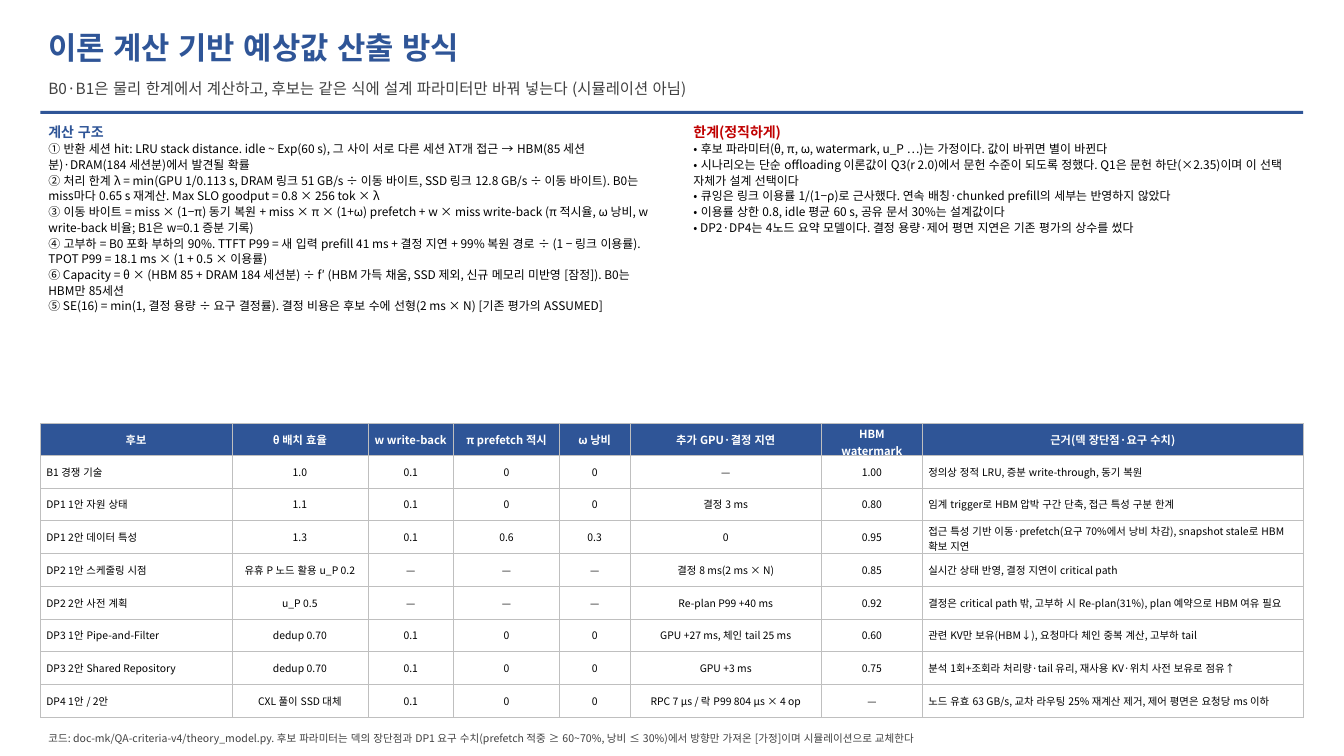
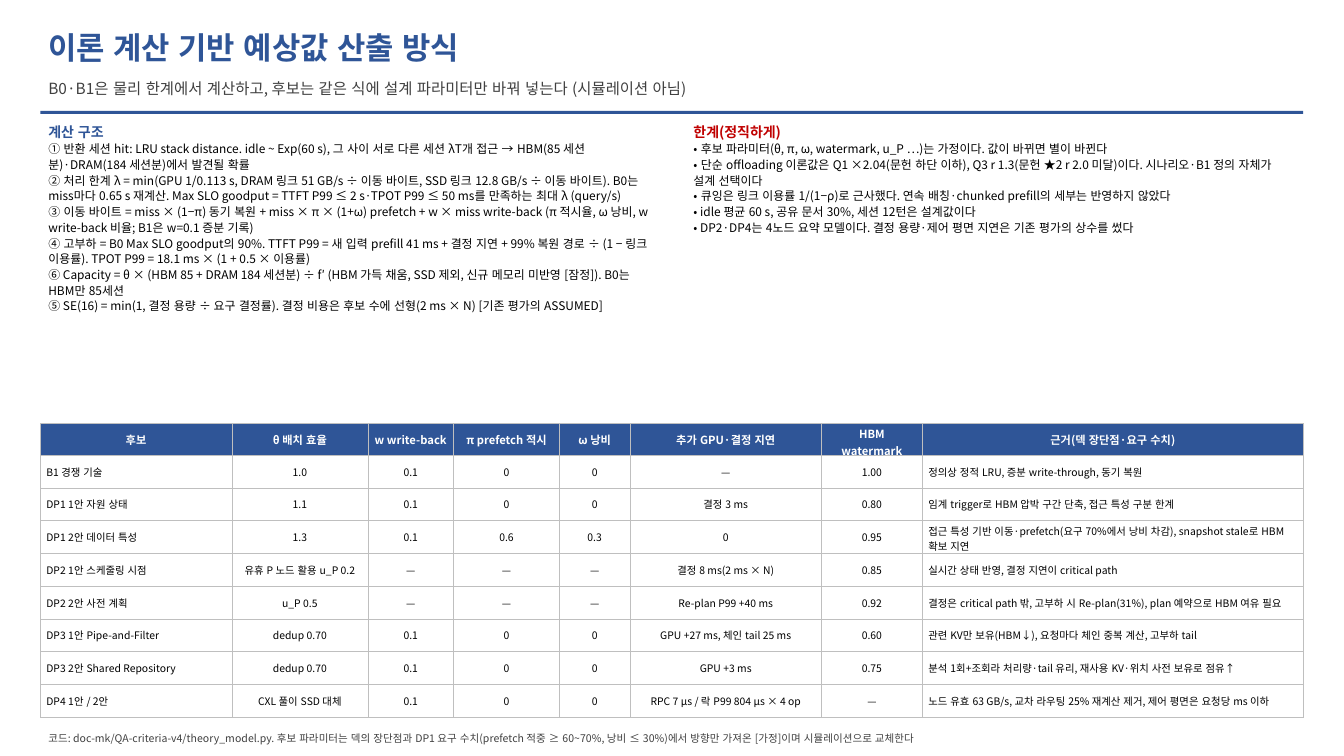
Before and after one commit to mkim0628/vllm, a slide deck: slide 11 of doc-mk/QA-criteria-v4/DP-QA-criteria-v4.pptx. Drawn at 1344x756 pixels with LibreOffice and Linux fonts; fonts in the diff are those of the drawing. Boxes give left, top, right and bottom in pixels: in the first picture for what was removed or moved away, otherwise in the second. Text is boxed around its words. In the diff, an @@ line names an element or a change of style, - is before the commit and + after.

```diff
--- a/doc-mk/QA-criteria-v4/DP-QA-criteria-v4.pptx
+++ b/doc-mk/QA-criteria-v4/DP-QA-criteria-v4.pptx
@@ text at (48,175,638,203): text changed @@
-② 처리 한계 λ = min(GPU 1/0.113 s, DRAM 링크 51 GB/s ÷ 이동 바이트, SSD 링크 12.8 GB/s ÷ 이동 바이트). B0는 miss마다 0.65 s 재계산. Max SLO goodput = 0.8 × 256 tok × λ
+② 처리 한계 λ = min(GPU 1/0.113 s, DRAM 링크 51 GB/s ÷ 이동 바이트, SSD 링크 12.8 GB/s ÷ 이동 바이트). B0는 miss마다 0.65 s 재계산. Max SLO goodput = TTFT P99 ≤ 2 s·TPOT P99 ≤ 50 ms를 만족하는 최대 λ (query/s)
@@ text at (693,159,1272,186): text changed @@
-• 시나리오는 단순 offloading 이론값이 Q3(r 2.0)에서 문헌 수준이 되도록 정했다. Q1은 문헌 하단(×2.35)이며 이 선택 자체가 설계 선택이다
+• 단순 offloading 이론값은 Q1 ×2.04(문헌 하단 이하), Q3 r 1.3(문헌 ★2 r 2.0 미달)이다. 시나리오·B1 정의 자체가 설계 선택이다
@@ text at (700,206,976,218): text changed @@
-• 이용률 상한 0.8, idle 평균 60 s, 공유 문서 30%는 설계값이다
+• idle 평균 60 s, 공유 문서 30%, 세션 12턴은 설계값이다
@@ text at (48,238,647,265): text changed @@
-④ 고부하 = B0 포화 부하의 90%. TTFT P99 = 새 입력 prefill 41 ms + 결정 지연 + 99% 복원 경로 ÷ (1 − 링크 이용률). TPOT P99 = 18.1 ms × (1 + 0.5 × 이용률)
+④ 고부하 = B0 Max SLO goodput의 90%. TTFT P99 = 새 입력 prefill 41 ms + 결정 지연 + 99% 복원 경로 ÷ (1 − 링크 이용률). TPOT P99 = 18.1 ms × (1 + 0.5 × 이용률)
```
Also in this commit, not shown: 14 other slides changed, 4 other files.
